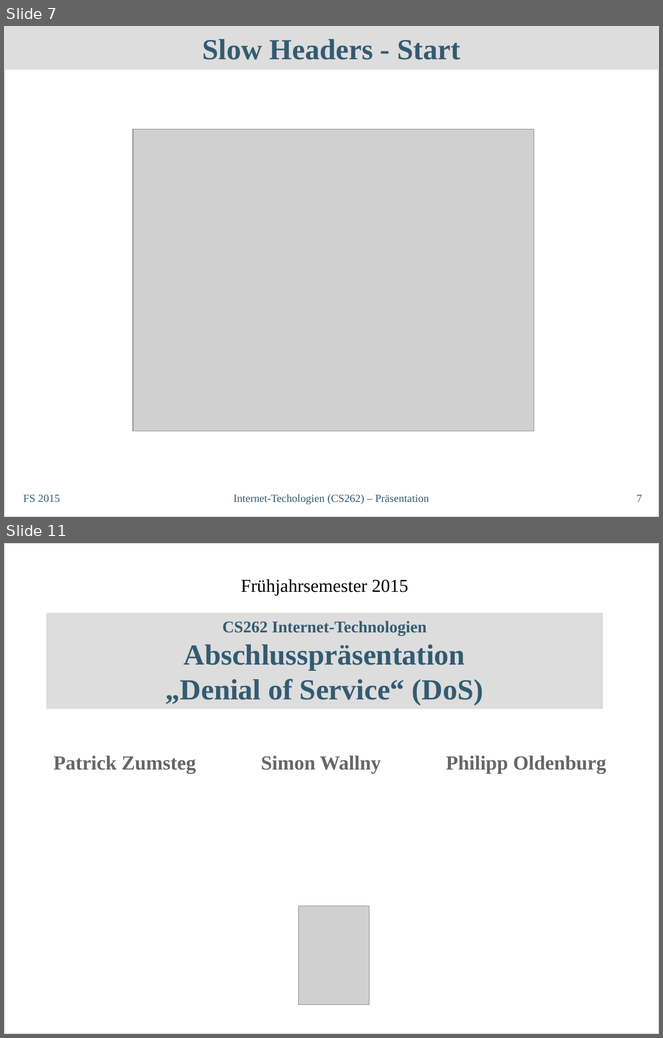
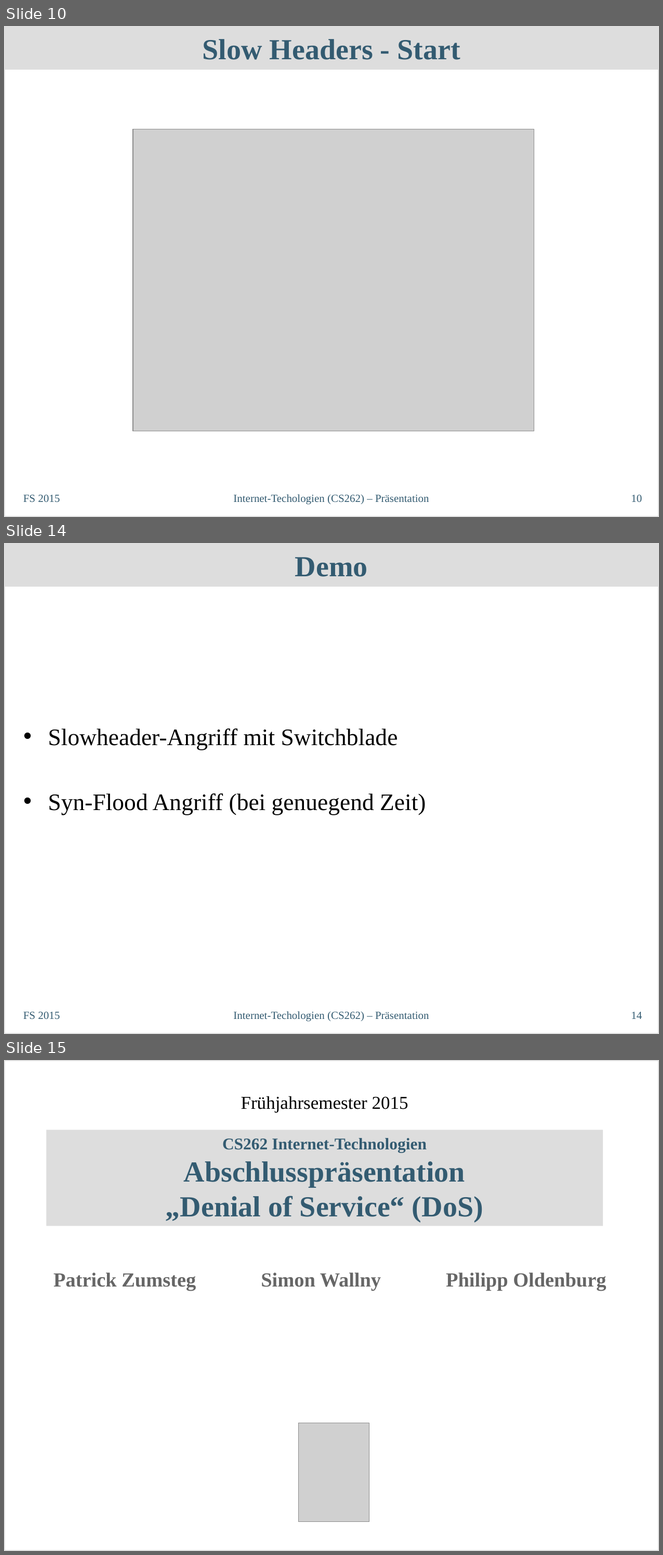
Before and after one commit to philipp-oldenburg/dos, a slide deck: Abschlusspräsentation/InetTech-Präsentation.odp. Shown one above the other, each under a label of ours: slides 7 and 11 before the commit, slides 10, 14 and 15 after it; the slides between them are not shown. The pictures are 663x1038 and 663x1555 pixels, drawn with LibreOffice and Linux fonts; fonts in the diff are those of the drawing; grey boxes stand for pictures. Boxes give left, top, right and bottom in pixels: in the first picture for what was removed or moved away, otherwise in the second. Text is boxed around its words. In the diff, an @@ line names an element or a change of style, - is before the commit and + after.

```diff
--- a/Abschlusspräsentation/InetTech-Präsentation.odp
+++ b/Abschlusspräsentation/InetTech-Präsentation.odp
@@ slide 14 added at bbox=[4, 543, 659, 1034], background #FFFFFF; not listed: 1 template element that a slide beside it also shows @@
@@ title added at bbox=[4, 543, 659, 587], fill #DDDDDD, 32 pt, text #335B71, bold @@
+Demo
@@ text added at bbox=[48, 729, 426, 815], 26 pt, text #000000 @@
+• Slowheader-Angriff mit Switchblade
+• Syn-Flood Angriff (bei genuegend Zeit)
@@ text added at bbox=[23, 1012, 60, 1019], 12 pt, text #335B71 @@
+FS 2015
@@ text added at bbox=[233, 1012, 429, 1022], 12 pt, text #335B71 @@
+Internet-Techologien (CS262) – Präsentation
@@ page number added at bbox=[631, 1012, 642, 1019], 12 pt, text #335B71 @@
+14
@@ what was slide 7 is now slide 10 @@
@@ page number at bbox=[631, 495, 642, 502]: text changed @@
-7
+10
@@ what was slide 11 is now slide 15 @@
```
Also in this commit, not shown: 3 other slides added.
